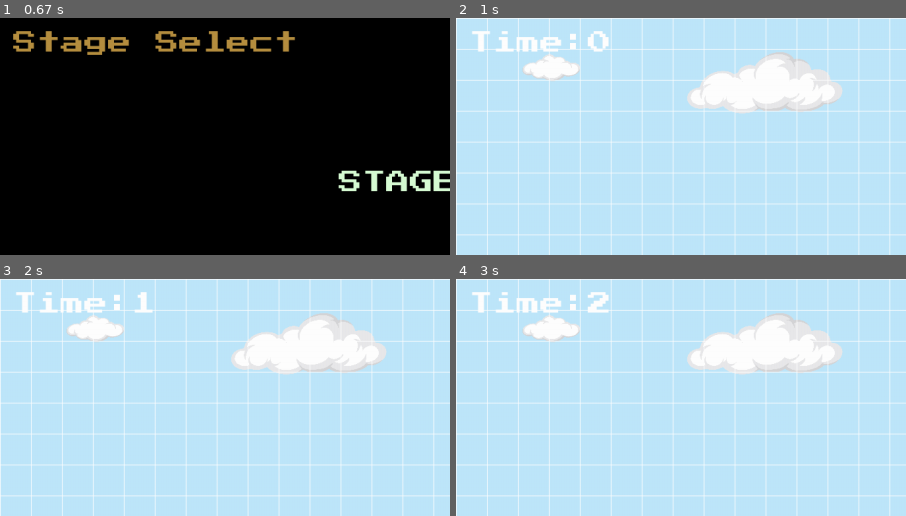
Above: before the commit, frames 1-4 (two rows, left to right).
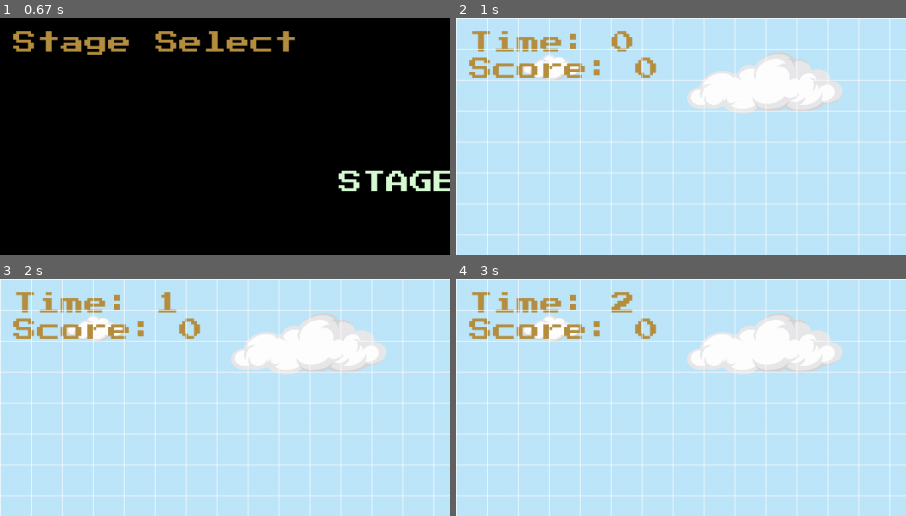
Above: after the commit, the same moments.

Repository: Minipomy/MaximilianoRiveraMendes-pygame-tp-final
Game: pygame game, started from main.py
The game is run twice, just before and just after one commit, with the same random seed, the same clock (stepped at 60 frames per second) and the same inputs.
Inputs (mouse positions are % of the whole screen's width and height, from its top left):
- Up to frame 1 (0.67 s): click "PLAY" at 0.38 s
- Up to frame 2 (1 s): click "STAGE 1" at 0.72 s
- Up to frame 3 (2 s): hold Right 1-1.47 s; move the mouse to (82, 47) at 1.03 s; hold Right 1.5-1.97 s; tap Space at 1.57, 1.87 s
- Up to frame 4 (3 s): hold Left 2-2.53 s; tap Space at 2.07, 2.37, 2.63, 2.93 s; tap S at 2.15 s; hold Left 2.57-2.97 s
The pictures show only the part of the screen within x 0-50%, y 0-50%; the shares and areas given below are measured in that part.

Frame 1 is identical in both runs. In frame 2, 2.8% of the frame differs, in the area x 2-45%, y 5-26%; in frame 3, 2.7%; in frame 4, 2.9%.

Commit message:
optimice some text

Diff:
--- a/Enemy.py
+++ b/Enemy.py
@@ -40,6 +40,7 @@
         if self.is_boss:
             self.life *= 2
             self.speed_run *= 2
+            self.base_score_value *= 15
 
             # Imagenes del enemigo segun estado
             self.iddle_r = sf.get_surface_from_spritesheet(enemy_data.get("idle"), 9, 1)
--- a/Stage.py
+++ b/Stage.py
@@ -206,8 +206,9 @@
             self.screen.blit(self.image, (0, 0))
             #   Generamos contador de tiempo en stage
             seconds = int((pg.time.get_ticks() - ticks)/1000)
-            draw_text(self.font, "Time: ", (255, 255, 255), self.screen, 20, 20)
-            draw_text(self.font, str(seconds),(255, 255, 255), self.screen, 200, 20)
+            draw_text(self.font, f"Time: {str(seconds)} ", PRIMARY_ACCENT, self.screen, 20, 20)
+            # draw_text(self.font, str(seconds),PRIMARY_ACCENT, self.screen, 200, 20)
+            draw_text(self.font, f"Score: {self.score}", PRIMARY_ACCENT, self.screen, 20, 60)
             self.sprites.update(self.delta_ms)
 
     def elements_handler(self):
Not shown, added: Assets.zip
Not shown, added: TP_PYGAME_MRM.zip
